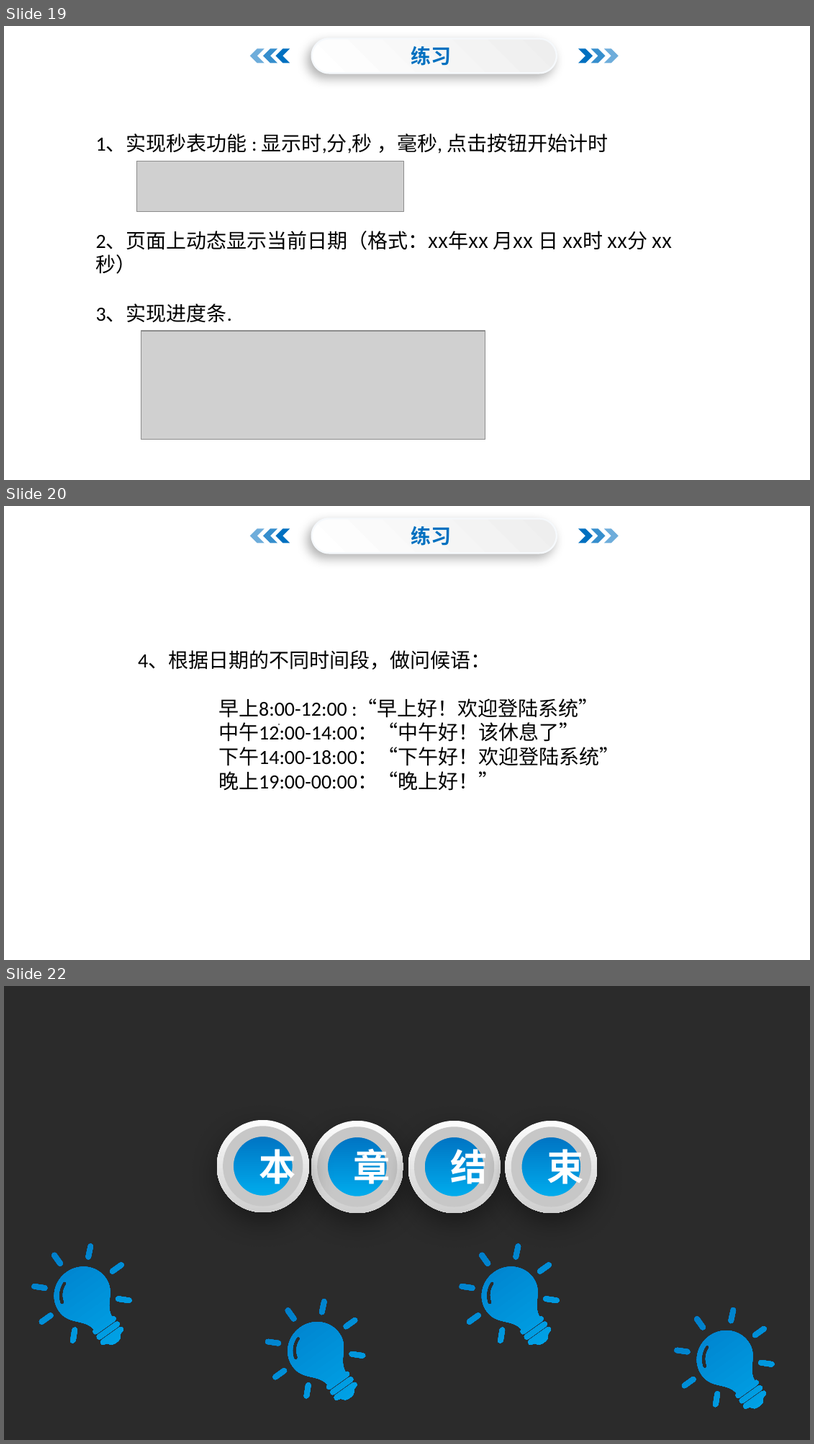
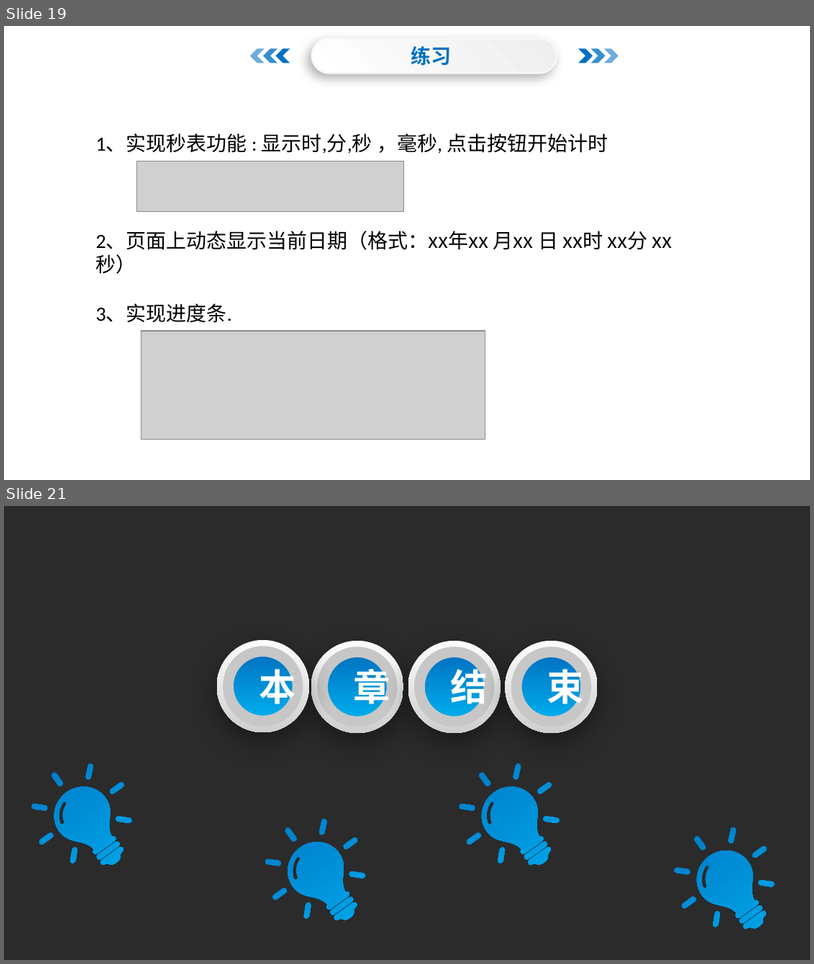
Before and after one commit to menglaoda/web-, a slide deck: PPT/JS/08JavaScript对象.pptx. Shown one above the other, each under a label of ours: slides 19, 20 and 22 before the commit, slides 19 and 21 after it; the slides between them are not shown. The pictures are 814x1444 and 814x964 pixels, drawn with LibreOffice and Linux fonts; fonts in the diff are those of the drawing; grey boxes stand for pictures; background and template pictures are left out; a plain dark background stands for a picture behind light text. Boxes give left, top, right and bottom in pixels: in the first picture for what was removed or moved away, otherwise in the second. Text is boxed around its words. In the diff, an @@ line names an element or a change of style, - is before the commit and + after.

```diff
--- a/PPT/JS/08JavaScript对象.pptx
+++ b/PPT/JS/08JavaScript对象.pptx
@@ slide 20 removed at [4, 506, 810, 960], background picture (left out) @@
@@ rounded rectangle removed at [312, 519, 557, 554] @@
@@ text removed at [411, 526, 451, 546] @@
-  练习
@@ chevron removed at [250, 528, 265, 543] @@
@@ chevron removed at [263, 528, 278, 543] @@
@@ chevron removed at [275, 528, 291, 543] @@
@@ chevron removed at [579, 528, 594, 543] @@
@@ chevron removed at [591, 528, 606, 543] @@
@@ chevron removed at [604, 528, 620, 543] @@
@@ text removed at [138, 650, 620, 790] @@
-4、根据日期的不同时间段，做问候语：
-早上8:00-12:00 :“早上好！欢迎登陆系统”
-中午12:00-14:00：“中午好！该休息了”
-下午14:00-18:00：“下午好！欢迎登陆系统”
-晚上19:00-00:00：“晚上好！”
@@ ellipse removed at [278, 723, 280, 726] @@
@@ what was slide 22 is now slide 21 @@
```
Also in this commit, not shown: 1 slide changed, 5 other files.
